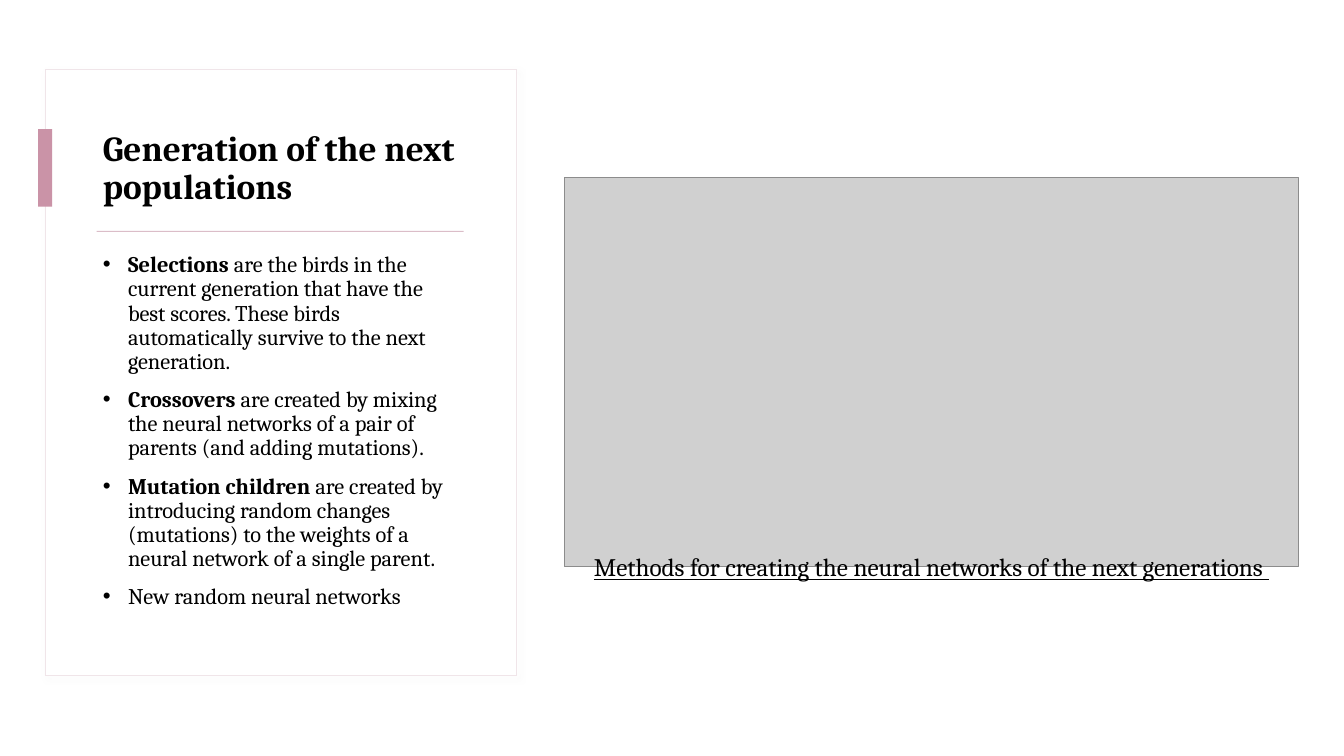
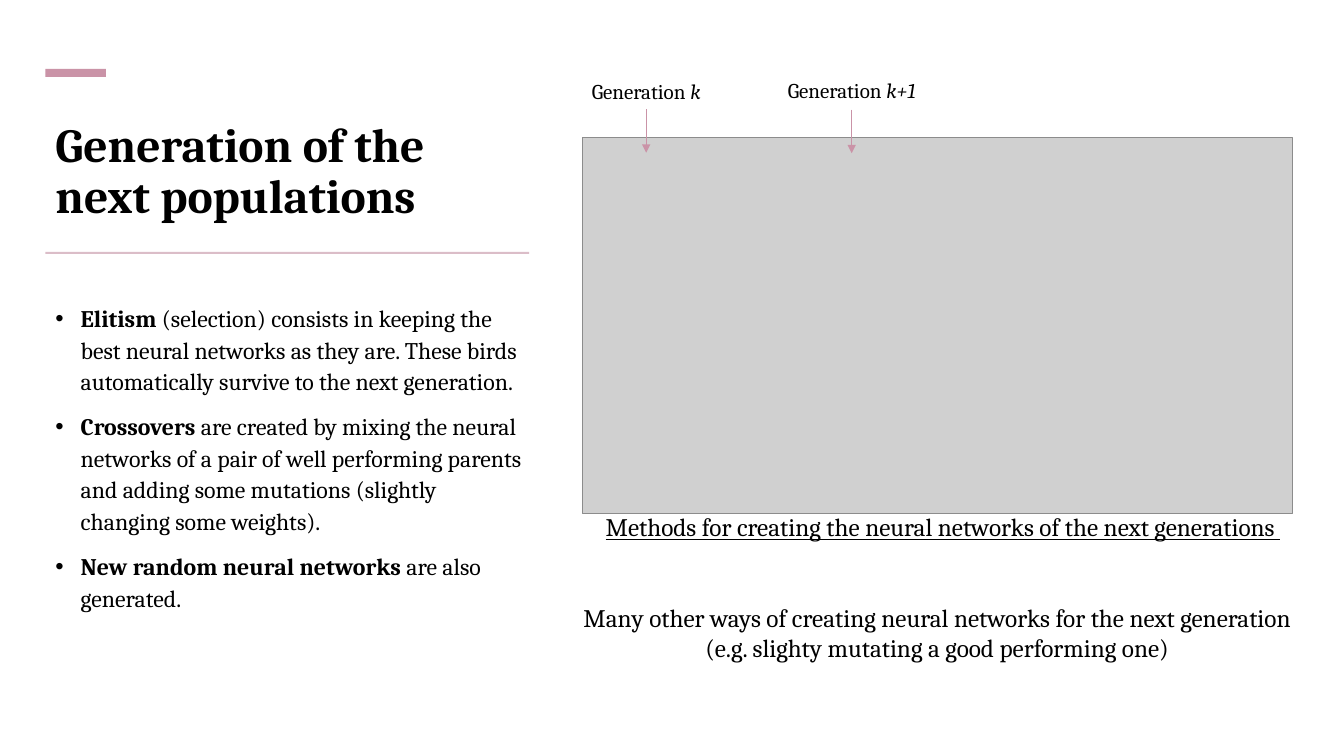
Before and after one commit to lucabonengel/FlappyProject, a slide deck: slide 7 of slides.pptx (slide 5 before the commit). Drawn at 1344x756 pixels with LibreOffice and Linux fonts; fonts in the diff are those of the drawing; grey boxes stand for pictures. Boxes give left, top, right and bottom in pixels: in the first picture for what was removed or moved away, otherwise in the second. Text is boxed around its words. In the diff, an @@ line names an element or a change of style, - is before the commit and + after.

```diff
--- a/slides.pptx
+++ b/slides.pptx
@@ rectangle removed at bbox=[45, 70, 517, 676] @@
@@ rectangle added at bbox=[45, 69, 106, 77], fill #CA93A7 @@
@@ text added at bbox=[592, 84, 700, 100], 15 pt, text #000000 @@
+Generation k
@@ text added at bbox=[788, 83, 915, 99], 15 pt, text #000000 @@
+Generation k+1
@@ title "Generation of the next populations": place and size @@
-title "Generation of the next populations" at bbox=[103, 136, 454, 207]
+title "Generation of the next populations" at bbox=[55, 128, 424, 223]
@@ title "Generation of the next populations" at bbox=[55, 128, 424, 223]: size 25.2 to 34 pt; vertical alignment middle to bottom @@
@@ arrow added from (646, 109) to (646, 153), #CA93A7 0.5 pt @@
@@ arrow added from (852, 110) to (852, 153), #CA93A7 0.5 pt @@
@@ rectangle removed at bbox=[38, 129, 52, 207] @@
@@ picture: place and size @@
-picture at bbox=[565, 178, 1299, 568]
+picture at bbox=[583, 137, 1293, 513]
@@ rectangle: place and size @@
-rectangle at bbox=[97, 231, 464, 232]
+rectangle at bbox=[45, 252, 529, 254]
@@ text at bbox=[81, 310, 522, 612]: text changed; size 16 to 17 pt @@
-• Selections are the birds in the current generation that have the best scores. These birds automatically survive to the next generation.
-• Crossovers are created by mixing the neural networks of a pair of parents (and adding mutations).
-• Mutation children are created by introducing random changes (mutations) to the weights of a neural network of a single parent.
-• New random neural networks
+• Elitism (selection) consists in keeping the best neural networks as they are. These birds automatically survive to the next generation.
+• Crossovers are created by mixing the neural networks of a pair of well performing parents and adding some mutations (slightly changing some weights).
+• New random neural networks are also generated.
@@ text "Methods for creating the neural ...": place and size @@
-text "Methods for creating the neural ..." at bbox=[594, 558, 1263, 582]
+text "Methods for creating the neural ..." at bbox=[606, 513, 1274, 542]
@@ text "Methods for creating the neural ..." at bbox=[606, 513, 1274, 542]: more space between paragraphs @@
@@ text added at bbox=[583, 609, 1290, 663], 18 pt, text #000000 @@
+Many other ways of creating neural networks for the next generation (e.g. slighty mutating a good performing one)
```
Also in this commit, not shown: 3 other slides changed, 5 slides added, 1 slide removed, 9 other files.
